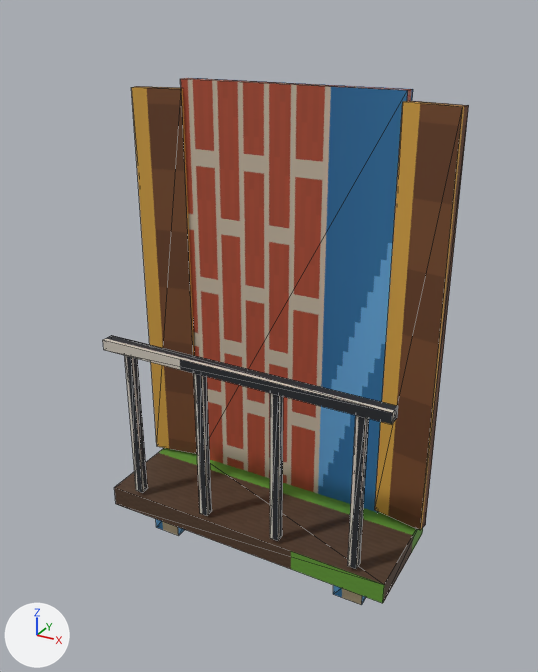
The glTF model public/models/citykit/balcony-lod0.glb as it was, and as the next commit left it.
Before and after are seen from a 50 mm lens placed at (1.45, -2.82, 2.28), pointed at (0.06, -0.28, 1.01). The axes (+X, +Y, +Z) are drawn at lower left. The lights are the same throughout. The picture after the commit comes second. Mesh edges are drawn as thin lines. Vertices at exactly the same position are counted once.

In view in the first picture: 'balcony-lod0'.
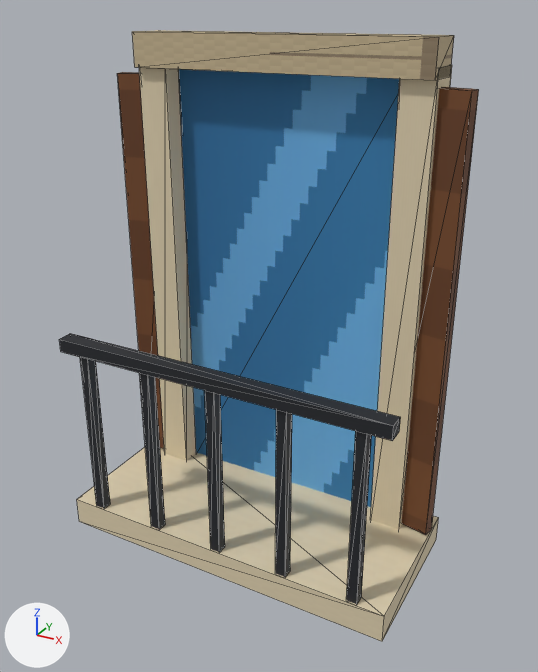
Changed parts and their boxes (x1, y1, x2, y2) in the pictures (538 x 672 px; the box of a moved part takes in the faces that stretch with it):
'balcony-lod0', reshaped (15% wider, 16% taller)
    before: (103, 78, 469, 605)
    after: (59, 30, 479, 641)
part 1 of me_balcony_lod0, added (beige)
    after: (77, 447, 439, 641)
part 2 of me_balcony_lod0, added
    after: (59, 333, 401, 441)
part 3 of me_balcony_lod0, added
    after: (80, 357, 110, 508)
part 4 of me_balcony_lod0, added
    after: (139, 373, 165, 529)
part 5 of me_balcony_lod0, added
    after: (204, 390, 225, 552)
part 6 of me_balcony_lod0, added
    after: (275, 410, 292, 577)
part 7 of me_balcony_lod0, added
    after: (346, 431, 372, 604)
part 8 of me_balcony_lod0, added (beige)
    after: (139, 67, 196, 461)
part 9 of me_balcony_lod0, added (beige)
    after: (370, 65, 452, 529)
part 10 of me_balcony_lod0, added (brown)
    after: (132, 30, 454, 80)
part 11 of me_balcony_lod0, moved or reshaped
    before: (180, 78, 413, 513)
    after: (179, 69, 399, 507)
part 12 of me_balcony_lod0, moved or reshaped
    before: (131, 86, 197, 454)
    after: (117, 72, 164, 448)
part 13 of me_balcony_lod0, moved or reshaped
    before: (375, 101, 469, 530)
    after: (402, 87, 479, 535)
part 14 of me_balcony_lod0, deleted
    before: (103, 335, 423, 605)

The change, as a list of edits to the scene's bpy script:
```text
Change me_balcony_lod0:
    used by ob_balcony_lod0; location = (0.0, 0.0, 0.0)
    remove me_balcony_lod0.from_pydata(...)  # 88 vertices, 132 faces; spans x -0.74..0.74, y -0.48..0.04, z -0.18..2.0
    add me_balcony_lod0.from_pydata(...)  # 120 vertices, 180 faces; spans x -0.78..0.78, y -0.68..0.03, z -0.2..2.19
    me_balcony_lod0 part 1: a new loose piece, a box spanning x -0.78..0.78, y -0.67..0.03, z 0.0..0.12, in mat_kit_atlas (picture img_kit_atlas)
    me_balcony_lod0 part 2: a new loose piece, a box spanning x -0.76..0.76, y -0.675..-0.605, z 0.91..0.97, in mat_kit_atlas (picture img_kit_atlas)
    me_balcony_lod0 part 3: a new loose piece, a box spanning x -0.662..-0.618, y -0.662..-0.618, z 0.12..0.92, in mat_kit_atlas (picture img_kit_atlas)
    me_balcony_lod0 part 4: a new loose piece, a box spanning x -0.343..-0.297, y -0.662..-0.618, z 0.12..0.92, in mat_kit_atlas (picture img_kit_atlas)
    me_balcony_lod0 part 5: a new loose piece, a box spanning x -0.023..0.023, y -0.662..-0.618, z 0.12..0.92, in mat_kit_atlas (picture img_kit_atlas)
    me_balcony_lod0 part 6: a new loose piece, a box spanning x 0.297..0.343, y -0.662..-0.618, z 0.12..0.92, in mat_kit_atlas (picture img_kit_atlas)
    me_balcony_lod0 part 7: a new loose piece, a box spanning x 0.618..0.662, y -0.662..-0.618, z 0.12..0.92, in mat_kit_atlas (picture img_kit_atlas)
    me_balcony_lod0 part 8: a new loose piece, a box spanning x -0.65..-0.51, y -0.14..0.02, z 0.07..2.09, in mat_kit_atlas (picture img_kit_atlas)
    me_balcony_lod0 part 9: a new loose piece, a box spanning x 0.51..0.65, y -0.14..0.02, z 0.07..2.09, in mat_kit_atlas (picture img_kit_atlas)
    me_balcony_lod0 part 10: a new loose piece, a box spanning x -0.65..0.65, y -0.17..0.01, z 2.05..2.19, in mat_kit_atlas (picture img_kit_atlas)
    me_balcony_lod0 part 11: the loose piece of 8 vertices spanning x -0.51..0.51, y -0.04..0.02, z 0.08..2.0 is moved by (0.0, -0.01, 0.04)
    me_balcony_lod0 part 12: the loose piece of 8 vertices spanning x -0.74..-0.5, y -0.1..0.0, z 0.12..1.96 is scaled about its middle by (0.996, 1.05, 1.02), then moved by (-0.04, -0.04, 0.04)
    me_balcony_lod0 part 13: the loose piece of 8 vertices spanning x 0.5..0.74, y -0.1..0.0, z 0.12..1.96 is scaled about its middle by (0.996, 1.05, 1.02), then moved by (0.04, -0.04, 0.04)
    me_balcony_lod0 part 14: 8 loose pieces with 64 vertices, spanning x -0.71..0.71, y -0.48..0.04, z -0.18..0.9, are deleted
    other edits to the shape of me_balcony_lod0 do not show in these pictures
```
